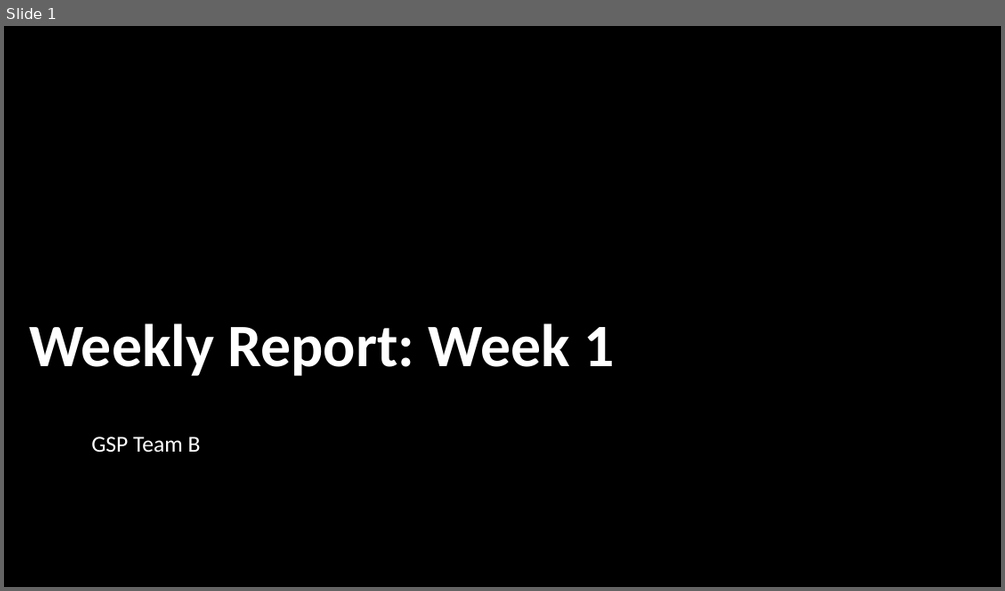
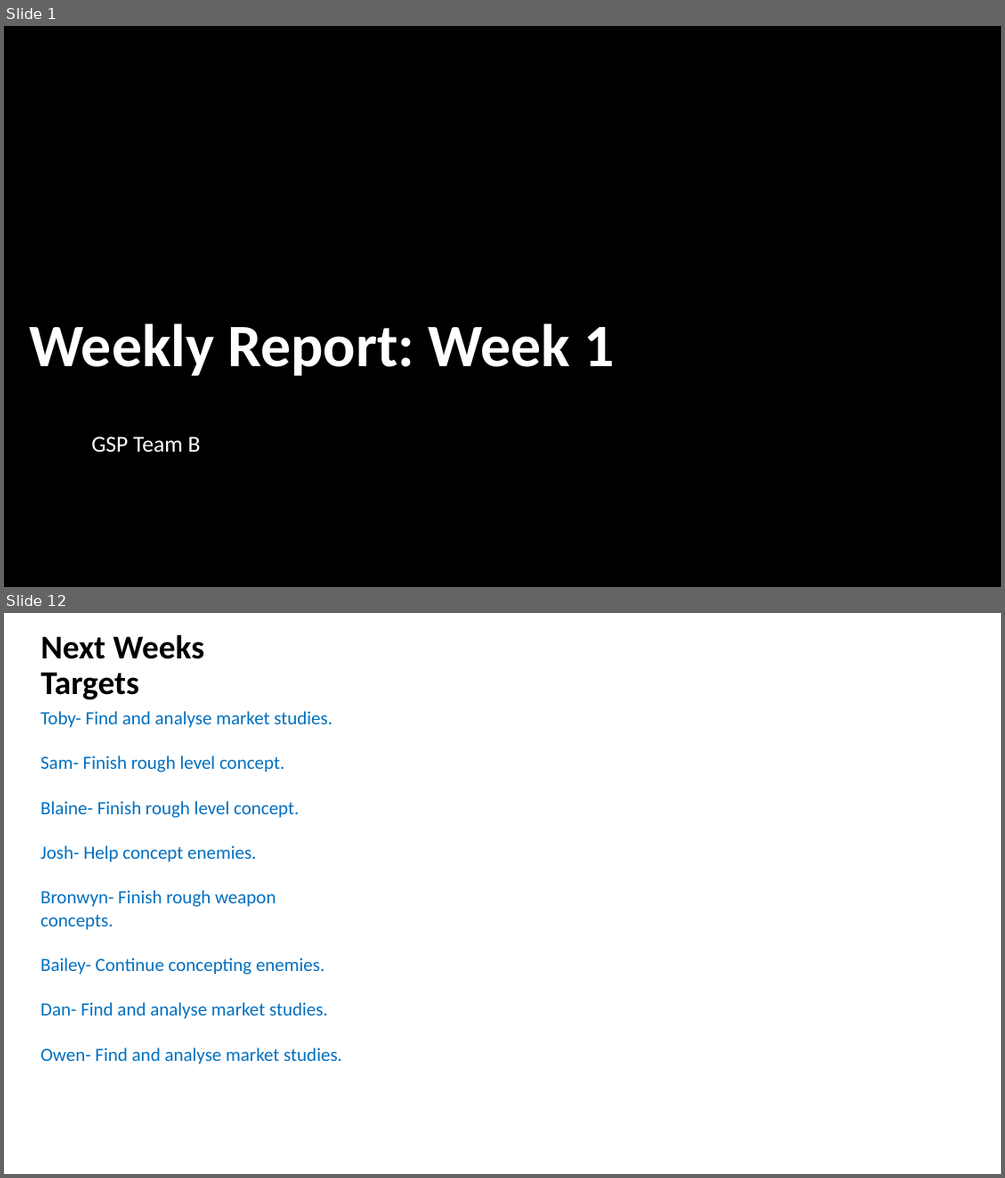
Before and after one commit to Toby-Withers/GSP-Team-B, a slide deck: Weekly Report 1.pptx. Shown one above the other, each under a label of ours: slide 1 before the commit, slides 1 and 12 after it; the slides between them are not shown. The pictures are 1005x591 and 1005x1178 pixels, drawn with LibreOffice and Linux fonts; fonts in the diff are those of the drawing; background and template pictures are left out. Boxes give left, top, right and bottom in pixels: in the first picture for what was removed or moved away, otherwise in the second. Text is boxed around its words. In the diff, an @@ line names an element or a change of style, - is before the commit and + after.

```diff
--- a/Weekly Report 1.pptx
+++ b/Weekly Report 1.pptx
@@ slide 12 added at (x1=4, y1=613, x2=1001, y2=1174), background picture (left out) @@
@@ rectangle added at (x1=4, y1=613, x2=362, y2=1174), fill #FFFFFF at 70% opacity @@
@@ title added at (x1=40, y1=634, x2=205, y2=700), 32 pt, text #000000, bold @@
+Next Weeks Targets
@@ text added at (x1=40, y1=711, x2=342, y2=1064), 18 pt, text #0070C0 @@
+Toby- Find and analyse market studies.
+Sam- Finish rough level concept.
+Blaine- Finish rough level concept.
+Josh- Help concept enemies.
+Bronwyn- Finish rough weapon concepts.
+Bailey- Continue concepting enemies.
+Dan- Find and analyse market studies.
+Owen- Find and analyse market studies.
```
Also in this commit, not shown: 2 slides changed, 10 other slides added, 5 slides removed, 3 other files.
